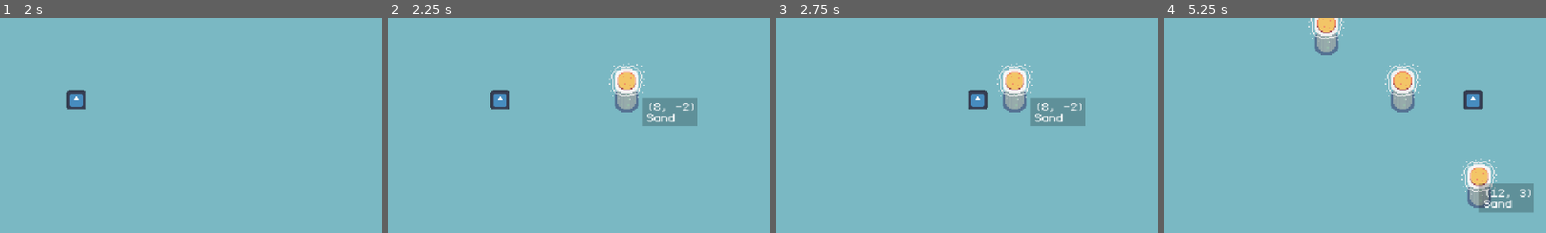
Above: before the commit, frames 1-4 (left to right).
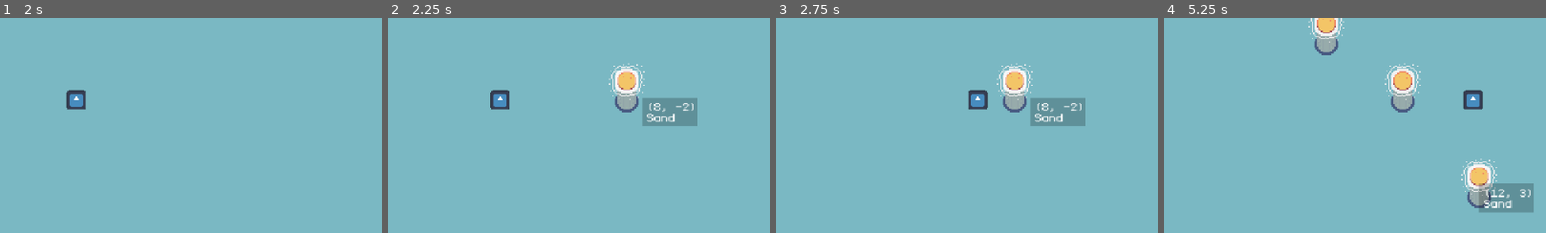
Above: after the commit, the same moments.

Repository: Xerako/DualGrid-Bitwise-Multi-TileMapLayer
Game: Godot game, scene res://objects/game/game.tscn
The game is run twice, just before and just after one commit, with the same random seed, the same clock (stepped at 60 frames per second) and the same inputs. The engine's default icon, where the game draws it, is replaced by a stand-in: a white triangle on a blue panel in a dark square.
Inputs (mouse positions are % of the whole screen's width and height, from its top left):
- Up to frame 1 (2 s): click "Flat" at 0.5 s; click "Tall" at 1.25 s
- Up to frame 2 (2.25 s): tap Enter at 2 s; move the mouse to (72, 45) at 2.02 s; press the mouse at (72, 45) at 2.03 s; hold Right (right) from 2.03 s (still down)
- Up to frame 3 (2.75 s): keep holding Right (right)
- Up to frame 4 (5.25 s): tap Enter every 0.75 s from 2.75 to 5 s; move the mouse to (30, 55) at 2.77 s; release Right (right) at 2.78 s; release the mouse at (30, 55) at 2.78 s; hold Down (down) 2.78-3.53 s; right-click (30, 55) at 2.85 s; move the mouse to (60, 28) at 3.52 s; press the mouse at (60, 28) at 3.53 s; hold Right (right) 3.53-4.28 s; move the mouse to (45, 70) at 4.27 s; release the mouse at (45, 70) at 4.28 s; hold Up (up) 4.28-5.03 s; right-click (45, 70) at 4.35 s; move the mouse to (80, 65) at 5.02 s; press the mouse at (80, 65) at 5.03 s; hold Left (left) from 5.03 s (still down)
The pictures show only the part of the screen within x 40-90%, y 29-79%; the shares and areas given below are measured in that part.

Frame 1 is identical in both runs. In frame 2, less than 0.1% of the frame differs, in the area x 59-66%, y 30-44%; in frame 3, less than 0.1%; in frame 4, 0.2%, in the area x 39-86%, y 3-89%.

Commit message:
Fixed asymmetry on tall grass asset front face. Fixed border around tall sand wall bases. Softened edge lines on tall wall assets. Created new build with updated assets.

Diff:
--- a/project.godot
+++ b/project.godot
@@ -16,7 +16,7 @@
 
 config/name="DualGrid Bitwise Multi TileMapLayer"
 config/description="A multi-layered dual-grid system using a stack of TileMapLayer nodes with auto-tiling done via efficient bitwise tile-atlas indexing."
-config/version="2.0.0.0"
+config/version="2.0.0.1"
 run/main_scene="uid://cqx4eo8c88i1s"
 config/features=PackedStringArray("4.6", "Forward Plus")
 config/icon="res://icon.svg"
Binary file changed: assets/tilesets/tall/1_air_grass.png
Binary file changed: assets/tilesets/tall/3_air_sand.png
Not shown, added: builds/dualgrid-bitwise-multi-tilemaplayer-v2.0.0.1.exe.zip
Not shown, changed: builds/dualgrid-bitwise-multi-tilemaplayer-v2.zip
